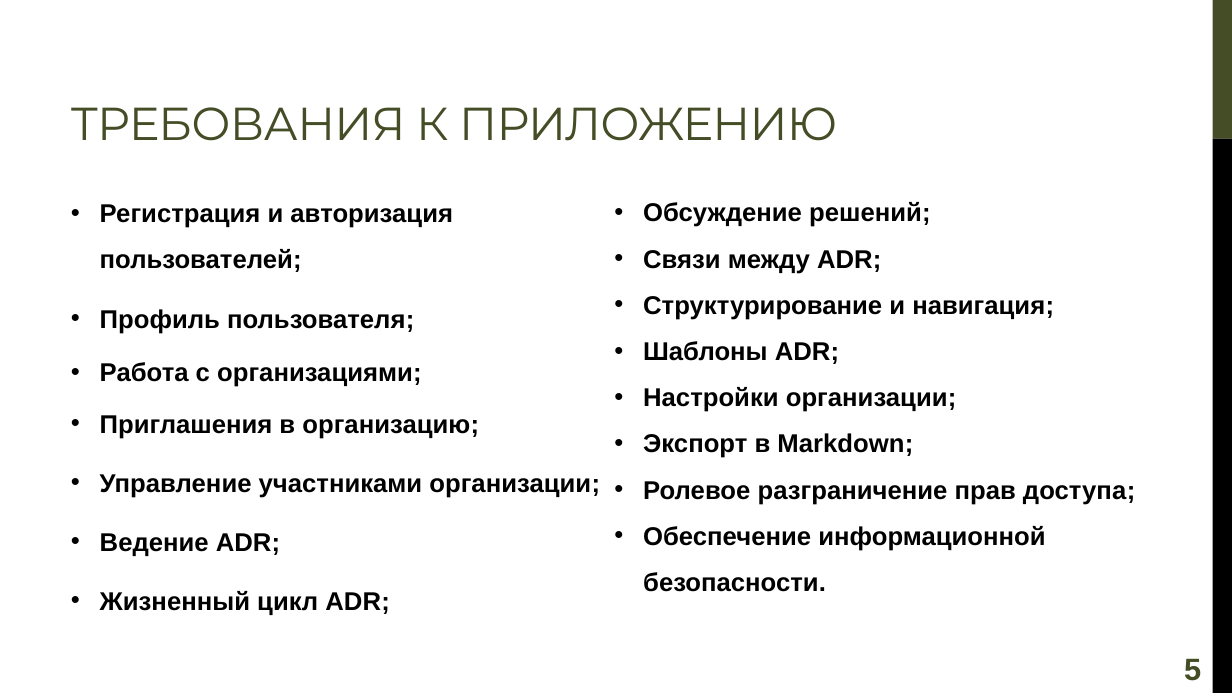
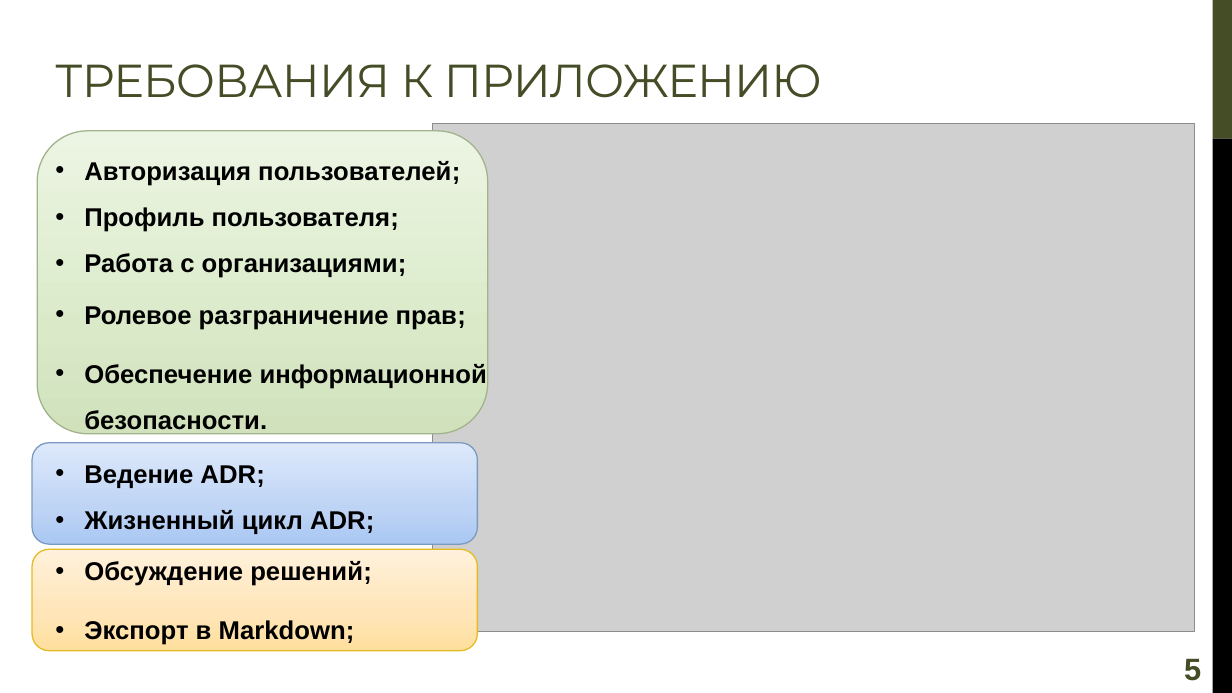
Before and after one commit to CasCadeVR/CADR, a slide deck: slide 5 of docs/КурсоваяРабота_Презентация_Турчанинов.pptx. Drawn at 1232x693 pixels with LibreOffice and Linux fonts; fonts in the diff are those of the drawing; grey boxes stand for pictures. Boxes give left, top, right and bottom in pixels: in the first picture for what was removed or moved away, otherwise in the second. Text is boxed around its words. In the diff, an @@ line names an element or a change of style, - is before the commit and + after.

```diff
--- a/docs/КурсоваяРабота_Презентация_Турчанинов.pptx
+++ b/docs/КурсоваяРабота_Презентация_Турчанинов.pptx
@@ title "ТРЕБОВАНИЯ К ПРИЛОЖЕНИЮ": place and size @@
-title "ТРЕБОВАНИЯ К ПРИЛОЖЕНИЮ" at [71, 107, 837, 141]
+title "ТРЕБОВАНИЯ К ПРИЛОЖЕНИЮ" at [55, 64, 822, 98]
@@ rounded rectangle added at [37, 131, 488, 434], fill gradient #D0E2BC to #DBEACB to #EDF5E4, outline #A1B28E 1 pt @@
@@ text "Авторизация пользователей;": place and size @@
-text "Авторизация пользователей;" at [100, 204, 600, 615]
+text "Авторизация пользователей;" at [84, 161, 487, 645]
@@ picture added at [433, 123, 1195, 631] @@
@@ text at [84, 161, 460, 186]: text changed @@
-• Регистрация и авторизация пользователей;
+• Авторизация пользователей;
@@ text at [84, 207, 399, 534]: less space between paragraphs @@
@@ text removed at [643, 202, 1135, 592] @@
-• Обсуждение решений;
-• Связи между ADR;
-• Структурирование и навигация;
-• Шаблоны ADR;
-• Настройки организации;
-• Экспорт в Markdown;
-• Ролевое разграничение прав доступа;
-• Обеспечение информационной безопасности.
@@ text at [84, 306, 487, 434]: text changed @@
-• Приглашения в организацию;
-• Управление участниками организации;
+• Ролевое разграничение прав;
+• Обеспечение информационной безопасности.
@@ rounded rectangle added at [32, 443, 478, 544], fill gradient #ABC8F3 to #BED5F7 to #DEE9FC, outline #7C9ABF 1 pt @@
@@ rounded rectangle added at [32, 549, 478, 651], fill gradient #FFDF9F to #FFE6B8 to #FFF2DC, outline #E7BA23 1 pt @@
@@ text at [84, 561, 372, 645]: paragraphs added @@
+• Обсуждение решений;
+• Экспорт в Markdown;
```
Also in this commit, not shown: 6 other slides changed, 1 other file.
